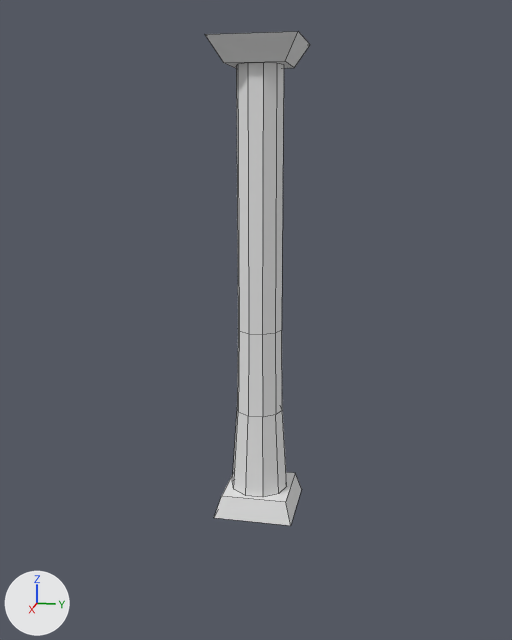
The FBX model Defenders/Assets/World/WorldModels/SpawnPillar.fbx as it was, and as the next commit left it.
Rendered twice from a camera (50 mm lens) standing at (61.3, 11.9, 33.5) and looking at (-0.2, -0.4, 18.1). The lights are fixed; the arrows at lower left show +X, +Y and +Z. Mesh edges are drawn as thin lines.
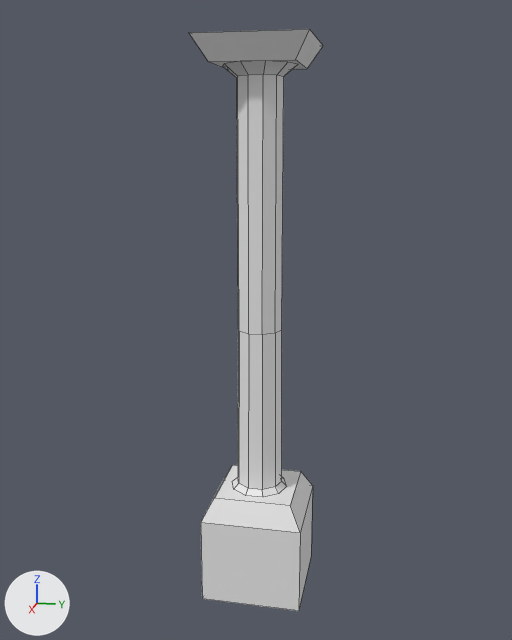
The change in detail:
me_cube_003 has 8 vertices, 6 faces and spans x -3.7..3.7, y -3.7..3.7, z -1.0..1.0.
me_cube_003 is used by ob_cube_001; location (0.0, 0.0, 41.0).
Part 3, on me_cube_003:
Vertex 0 of me_cube_003 moves from (-2.5, -2.5, -1.0) to (-3.5, -3.5, -1.0) at pixel (228, 70).
Vertex 1 of me_cube_003 moves from (-3.7, -3.7, 1.0) to (-4.7, -4.7, 1.0).
Vertex 2 of me_cube_003 moves from (-2.5, 2.5, -1.0) at pixel (294, 67) to (-3.5, 3.5, -1.0) at pixel (307, 68).
Vertex 3 of me_cube_003 moves from (-3.7, 3.7, 1.0) at pixel (310, 44) to (-4.7, 4.7, 1.0) at pixel (323, 45).
Vertex 4 of me_cube_003 moves from (2.5, -2.5, -1.0) at pixel (223, 62) to (3.5, -3.5, -1.0) at pixel (208, 61).
Vertex 5 of me_cube_003 moves from (3.7, -3.7, 1.0) at pixel (204, 34) to (4.7, -4.7, 1.0) at pixel (188, 32).
Vertex 6 of me_cube_003 moves from (2.5, 2.5, -1.0) at pixel (285, 61) to (3.5, 3.5, -1.0) at pixel (295, 59).
Vertex 7 of me_cube_003 moves from (3.7, 3.7, 1.0) at pixel (298, 31) to (4.7, 4.7, 1.0) at pixel (309, 29).
me_cube_002 is used by ob_cube; location (0.0, 0.0, 1.0).
me_cube_002 had 8 vertices, 6 faces and spanned x -3.6..3.6, y -3.6..3.6, z -1.0..1.0.
me_cube_002 now has 12 vertices, 10 faces and spans x -4.6..4.6, y -4.6..4.6, z -9.0..1.0.
me_cube_002 part 1: the whole mesh is rebuilt.
me_cylinder is used by ob_cylinder; location (0.0, 0.0, 0.0).
me_cylinder had 40 vertices, 32 faces and spanned x -2.5..2.5, y -2.7..2.7, z 2.0..40.0.
me_cylinder now has 50 vertices, 42 faces and spans x -3.1..3.1, y -3.2..3.2, z 2.0..40.0.
Part 2, on me_cylinder:
10 faces are deleted.
10 vertices in x -2.0..2.0, y -2.2..2.2, z 9.7 move by (0.0, 0.0, -7.2).
10 vertices move from x -1.9..1.9, y -2.0..2.0, z 40.0 to x -3.1..3.1, y -3.2..3.2, z 40.0.
10 new vertices lie (0.0, 0.0, 21.8) away from vertices in x -1.9..1.9, y -2.0..2.0, z 17.3.
20 new faces join them.

Where the change shows, as pixel boxes [x1, y1, x2, y2] in the pictures (512 x 640 px):
'Cylinder', reshaped (36% wider)
    before: [232, 63, 287, 497]
    after: [223, 61, 298, 497]
'Cube', reshaped (28% wider, 167% taller)
    before: [214, 472, 301, 526]
    after: [201, 465, 313, 611]
'Cube.001', reshaped (27% wider, 11% taller)
    before: [205, 32, 310, 68]
    after: [189, 29, 323, 69]
